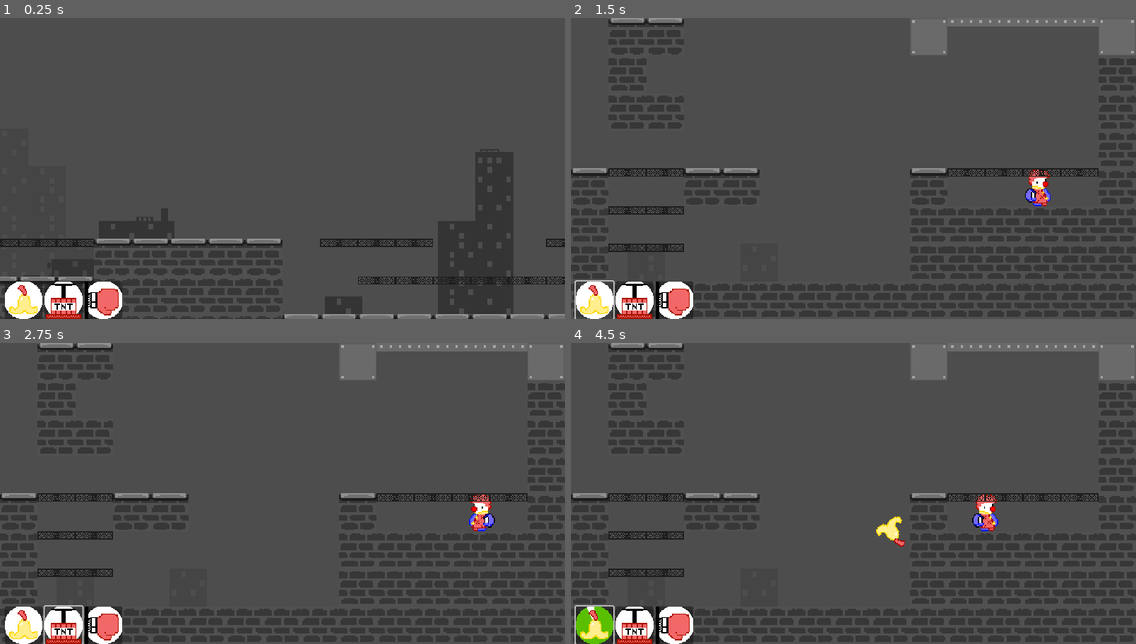
Above: before the commit, frames 1-4 (two rows, left to right).
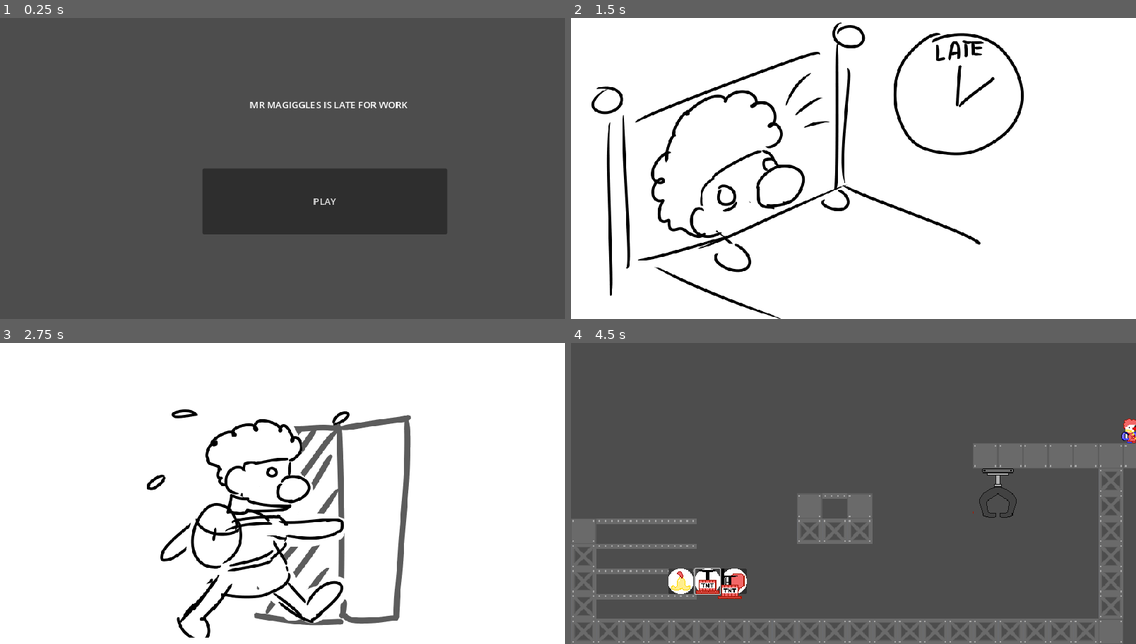
Above: after the commit, the same moments.

Repository: AronMurai/Clown
Game: Godot game, scene res://title/title_screen.tscn
Same seed, same stepped clock (60 frames per second), same inputs: the game is played once before the commit and once after it. Before the commit the project starts from res://main.tscn.
Inputs (mouse positions are in pixels of both pictures, inside the frame that each line leads up to; where the layout moved, square brackets give the same spot in the first picture):
- Up to frame 1 (0.25 s): no input
- Up to frame 2 (1.5 s): click (893, 201) at 0.5 s, where only the run after the commit has a clickable "PLAY"; click (593, 300) at 1.27 s
- Up to frame 3 (2.75 s): click (62, 625) at 2.02 s
- Up to frame 4 (4.5 s): click (672, 625) at 2.77 s; click (655, 595) [593, 625] at 3.5 s; click (706, 580) at 4.27 s

The runs differ from the first frame. In frame 1, 22% of the frame differs, in the area x 0-100%, y 27-100%; in frame 2, 98%, in the area x 0-100%, y 0-100%; in frame 3, 97%; in frame 4, 21%.

Commit message:
added cutscenes

Diff:
--- /dev/null
+++ b/cutscenes/ending_cutscene.gd
@@ -0,0 +1,16 @@
+extends TextureRect
+
+@export var drawings : Array[Texture]
+var currentDrawing = 0
+
+func _ready():
+	texture = drawings[0]
+func _input(event):
+	if event is InputEventMouseButton:
+		if event.button_index == MOUSE_BUTTON_LEFT:
+			if event.is_pressed():
+				currentDrawing += 1
+				if currentDrawing < 3:
+					texture = drawings[currentDrawing]
+				else:
+					get_tree().change_scene_to_file("res://title/title_screen.tscn")
--- /dev/null
+++ b/cutscenes/ending_cutscene.tscn
@@ -0,0 +1,12 @@
+[gd_scene load_steps=5 format=3 uid="uid://cjwx6jfavbsxu"]
+
+[ext_resource type="Script" path="res://cutscenes/ending_cutscene.gd" id="1_s1ax1"]
+[ext_resource type="Texture2D" uid="uid://cou2ab1dqodjf" path="res://cutscenes/cutscene_drawings/3.png" id="2_yvuqm"]
+[ext_resource type="Texture2D" uid="uid://clxh8h6wu3ilv" path="res://cutscenes/cutscene_drawings/4.png" id="3_cqew6"]
+[ext_resource type="Texture2D" uid="uid://mwemwfetxyan" path="res://cutscenes/cutscene_drawings/5.png" id="4_ymead"]
+
+[node name="Cutscene" type="TextureRect"]
+offset_right = 960.0
+offset_bottom = 512.0
+script = ExtResource("1_s1ax1")
+drawings = Array[Texture]([ExtResource("2_yvuqm"), ExtResource("3_cqew6"), ExtResource("4_ymead")])
--- /dev/null
+++ b/cutscenes/intro_cutscene.gd
@@ -0,0 +1,16 @@
+extends TextureRect
+
+@export var drawings : Array[Texture]
+var currentDrawing = 0
+
+func _ready():
+	texture = drawings[0]
+func _input(event):
+	if event is InputEventMouseButton:
+		if event.button_index == MOUSE_BUTTON_LEFT:
+			if event.is_pressed():
+				currentDrawing += 1
+				if currentDrawing < 3:
+					texture = drawings[currentDrawing]
+				else:
+					get_tree().change_scene_to_file("res://main.tscn")
--- /dev/null
+++ b/cutscenes/intro_cutscene.tscn
@@ -0,0 +1,15 @@
+[gd_scene load_steps=5 format=3 uid="uid://dptqnk8lag5w0"]
+
+[ext_resource type="Script" path="res://cutscenes/intro_cutscene.gd" id="1_yj3qc"]
+[ext_resource type="Texture2D" uid="uid://b4ea0styug7nl" path="res://cutscenes/cutscene_drawings/0.png" id="2_0j1xp"]
+[ext_resource type="Texture2D" uid="uid://yhcxrjti2t43" path="res://cutscenes/cutscene_drawings/1.png" id="3_6b6wp"]
+[ext_resource type="Texture2D" uid="uid://cnic5mixqgdxe" path="res://cutscenes/cutscene_drawings/2.png" id="4_mr1os"]
+
+[node name="Control" type="TextureRect"]
+anchors_preset = 15
+anchor_right = 1.0
+anchor_bottom = 1.0
+grow_horizontal = 2
+grow_vertical = 2
+script = ExtResource("1_yj3qc")
+drawings = Array[Texture]([ExtResource("2_0j1xp"), ExtResource("3_6b6wp"), ExtResource("4_mr1os")])
--- a/gag_spawner/gag_spawner.gd
+++ b/gag_spawner/gag_spawner.gd
@@ -6,6 +6,7 @@
 @export var gags : Dictionary
 @export var gagButton : PackedScene
 @export var throwTime : float
+@export var emptyTexture : Texture
 
 var selectedGagResource : GagResource
 var activeButtons : Dictionary
@@ -15,16 +16,14 @@
 	create_buttons(activeGagResources)
 
 func _unhandled_input(_event : InputEvent):
-	if is_valid_item_spawn(selectedGagResource):
-		if not preview == null:
-			var mousePosition = get_global_mouse_position()
-			preview.global_position.x = 32 * round(mousePosition.x / 32)
-			preview.global_position.y = 32 * round(mousePosition.y / 32)
+	var mousePosition = get_global_mouse_position()
+	$Preview.global_position.x = 32 * round(mousePosition.x / 32)
+	$Preview.global_position.y = 32 * round(mousePosition.y / 32)
+
 	if Input.is_action_just_pressed("SPAWN_ITEM"):
 		if is_valid_item_spawn(selectedGagResource):
 			var selectedGag = gags[selectedGagResource.name].instantiate()
 			var gagPosition = Vector2()
-			var mousePosition = get_global_mouse_position()
 			gagPosition.x = 32 * round(mousePosition.x / 32)
 			gagPosition.y = 32 * round(mousePosition.y / 32)
 			#$GagHolder.add_child(selectedGag)
@@ -58,10 +57,7 @@
 func set_selected_gag(gagResource : GagResource):
 	selectedGagResource = gagResource
 	var previewTexture = selectedGagResource.icon
-	preview = Sprite2D.new()
-	preview.texture = previewTexture
-	preview.scale = Vector2(2.0, 2.0)
-	$GagHolder.add_child(preview)
+	$Preview.texture = previewTexture
 
 func is_valid_item_spawn(gagResource : GagResource) -> bool:
 	if not selectedGagResource == null and not activeButtons[gagResource.name].is_on_cooldown():
@@ -82,6 +78,5 @@
 	tween.tween_callback(thrownGag.queue_free)
 	tween.tween_callback($GagHolder.add_child.bind(gag))
 	gag.position = gagPosition
-	if not preview == null:
-		preview.queue_free()
+	$Preview.texture = emptyTexture
 	#tween.tween_callback($Sprite.set_modulate.bind(Color.BLUE)).set_delay(2)
--- a/gag_spawner/gag_spawner.tscn
+++ b/gag_spawner/gag_spawner.tscn
@@ -8,6 +8,7 @@
 [ext_resource type="Resource" uid="uid://gkw7lik645ms" path="res://gags/boxing_glove/boxing_glove_resource.tres" id="4_7losi"]
 [ext_resource type="PackedScene" uid="uid://bffe45tcnqfb3" path="res://gag_spawner/ui/gag_button.tscn" id="4_jjflg"]
 [ext_resource type="PackedScene" uid="uid://ce6aavu131g7o" path="res://gags/boxing_glove/boxing_glove.tscn" id="7_6sk75"]
+[ext_resource type="Texture2D" uid="uid://duu5s1krrgund" path="res://gags/empty_texture.tres" id="9_kc4vt"]
 
 [node name="GagSpawner" type="Control"]
 layout_mode = 3
@@ -35,3 +36,7 @@
 offset_bottom = 512.0
 
 [node name="GagHolder" type="Node" parent="."]
+
+[node name="Preview" type="Sprite2D" parent="."]
+scale = Vector2(2, 2)
+texture = ExtResource("9_kc4vt")
--- /dev/null
+++ b/gags/empty_texture.tres
@@ -0,0 +1,3 @@
+[gd_resource type="AtlasTexture" format=3 uid="uid://duu5s1krrgund"]
+
+[resource]
--- a/ideas.tscn
+++ /dev/null
@@ -1,44 +0,0 @@
-[gd_scene format=3 uid="uid://bhumvoojia1c2"]
-
-[node name="Ideas" type="Node2D"]
-
-[node name="Label" type="Label" parent="."]
-offset_right = 40.0
-offset_bottom = 23.0
-text = "Items:
-- Balloon
-- Anvil -> Shrink, Air Pump -> Grow
-- "
-
-[node name="Label2" type="Label" parent="."]
-offset_left = 336.0
-offset_top = 8.0
-offset_right = 653.0
-offset_bottom = 135.0
-text = "Ideas on Making Games Less OP:
-I want it to be real time (Mr Magoo):
-- Does player have access to ALL items?
-- Do you select items before going?
-- Do you have a limited amount of items?
-- Time limit?
-- Cooldown?
-
-- Items only activate on the ground (I don't like this b/c i want tnt banana combos)
-- Delay on when items click -> spawn
-- prevent items from being placed nearby clown (not fun)"
-
-[node name="Label3" type="Label" parent="."]
-offset_left = 8.0
-offset_top = 176.0
-offset_right = 162.0
-offset_bottom = 225.0
-text = "Baby Boomer Game
-- Reset Button
-- Range for items
-- Clown falls asleep at the beginning of every section...
-
-
-
-OKAY. PLAN:
-CHANGE TNT TO CLICK BASED
-CLOWN FALLS ASLEEP AT BEGINNING OF SECTION"
--- /dev/null
+++ b/levels/level4.tscn
@@ -0,0 +1,209 @@
+[gd_scene load_steps=10 format=3 uid="uid://b2jcuigt6l32y"]
+
+[ext_resource type="Script" path="res://levels/level.gd" id="1_xv6mb"]
+[ext_resource type="Resource" uid="uid://c7iao8su5adck" path="res://gags/banana_peel/banana_peel_resource.tres" id="2_y3572"]
+[ext_resource type="Resource" uid="uid://bqoace2wfmftp" path="res://gags/tnt/tnt_resource.tres" id="3_lagcb"]
+[ext_resource type="Resource" uid="uid://gkw7lik645ms" path="res://gags/boxing_glove/boxing_glove_resource.tres" id="4_ji1db"]
+[ext_resource type="TileSet" uid="uid://d13prpleyl0h8" path="res://levels/tileset.tres" id="5_l0mj6"]
+[ext_resource type="PackedScene" uid="uid://dnvikhncxkykl" path="res://levels/room/room_class.tscn" id="6_oxvdy"]
+[ext_resource type="Texture2D" uid="uid://cmx5an0pq5fyu" path="res://gags/tnt/tnt_icon.tres" id="7_rjb4d"]
+[ext_resource type="Texture2D" uid="uid://crc3sgs3wjl7m" path="res://spritesheet.png" id="8_d46n3"]
+
+[sub_resource type="AtlasTexture" id="AtlasTexture_whqq0"]
+atlas = ExtResource("8_d46n3")
+region = Rect2(96, 0, 64, 64)
+
+[node name="Level4" type="Node2D" node_paths=PackedStringArray("rooms")]
+script = ExtResource("1_xv6mb")
+rooms = [NodePath("Room")]
+activeGagResources = Array[Resource("res://gags/gag_resource.gd")]([ExtResource("2_y3572"), ExtResource("3_lagcb"), ExtResource("4_ji1db")])
+
+[node name="TileMap" type="TileMap" parent="."]
+scale = Vector2(2, 2)
+tile_set = ExtResource("5_l0mj6")
+format = 2
+layer_0/tile_data = PackedInt32Array(262147, 65536, 6, 262148, 65536, 6, 262149, 65536, 6, 262150, 65536, 6, 262151, 65536, 6, 262152, 65536, 6, 262153, 65536, 6, 262146, 131072, 6, 262156, 131072, 6, 262154, 65536, 6, 262155, 65536, 6, 327682, 196608, 6, 393218, 196608, 6, 458754, 131072, 6, 458755, 196608, 6, 458756, 196608, 6, 458757, 196608, 6, 458758, 196608, 6, 458759, 196608, 6, 458760, 196608, 6, 458761, 196608, 6, 458762, 196608, 6, 458763, 196608, 6, 458764, 131072, 6, 327692, 196608, 6, 393228, 196608, 6, 262158, 196608, 6, 262157, 196608, 6, 262145, 196608, 6, 262144, 196608, 6)
+
+[node name="Room" parent="." instance=ExtResource("6_oxvdy")]
+position = Vector2(480, 256)
+isStartRoom = true
+
+[node name="TntIcon" type="Sprite2D" parent="."]
+position = Vector2(232, 376)
+scale = Vector2(2, 2)
+texture = ExtResource("7_rjb4d")
+
+[node name="TntIcon2" type="Sprite2D" parent="."]
+position = Vector2(288, 392)
+scale = Vector2(2, 2)
+texture = ExtResource("7_rjb4d")
+
+[node name="TntIcon3" type="Sprite2D" parent="."]
+position = Vector2(320, 328)
+scale = Vector2(2, 2)
+texture = ExtResource("7_rjb4d")
+
+[node name="TntIcon4" type="Sprite2D" parent="."]
+position = Vector2(376, 344)
+scale = Vector2(2, 2)
+texture = ExtResource("7_rjb4d")
+
+[node name="TntIcon5" type="Sprite2D" parent="."]
+position = Vector2(344, 400)
+scale = Vector2(2, 2)
+texture = ExtResource("7_rjb4d")
+
+[node name="TntIcon6" type="Sprite2D" parent="."]
+position = Vector2(400, 416)
+scale = Vector2(2, 2)
+texture = ExtResource("7_rjb4d")
+
+[node name="TntIcon7" type="Sprite2D" parent="."]
+position = Vector2(432, 352)
+scale = Vector2(2, 2)
+texture = ExtResource("7_rjb4d")
+
+[node name="TntIcon8" type="Sprite2D" parent="."]
+position = Vector2(488, 368)
+scale = Vector2(2, 2)
+texture = ExtResource("7_rjb4d")
+
+[node name="TntIcon9" type="Sprite2D" parent="."]
+position = Vector2(456, 360)
+scale = Vector2(2, 2)
+texture = ExtResource("7_rjb4d")
+
+[node name="TntIcon10" type="Sprite2D" parent="."]
+position = Vector2(512, 376)
+scale = Vector2(2, 2)
+texture = ExtResource("7_rjb4d")
+
+[node name="TntIcon11" type="Sprite2D" parent="."]
+position = Vector2(544, 312)
+scale = Vector2(2, 2)
+texture = ExtResource("7_rjb4d")
+
+[node name="TntIcon12" type="Sprite2D" parent="."]
+position = Vector2(600, 328)
+scale = Vector2(2, 2)
+texture = ExtResource("7_rjb4d")
+
+[node name="TntIcon13" type="Sprite2D" parent="."]
+position = Vector2(568, 384)
+scale = Vector2(2, 2)
+texture = ExtResource("7_rjb4d")
+
+[node name="TntIcon14" type="Sprite2D" parent="."]
+position = Vector2(624, 400)
+scale = Vector2(2, 2)
+texture = ExtResource("7_rjb4d")
+
+[node name="TntIcon15" type="Sprite2D" parent="."]
+position = Vector2(656, 336)
+scale = Vector2(2, 2)
+texture = ExtResource("7_rjb4d")
+
+[node name="TntIcon16" type="Sprite2D" parent="."]
+position = Vector2(712, 352)
+scale = Vector2(2, 2)
+texture = ExtResource("7_rjb4d")
+
+[node name="TntIcon17" type="Sprite2D" parent="."]
+position = Vector2(261.215, 365.215)
+rotation = -0.743641
+scale = Vector2(2, 2)
+texture = ExtResource("7_rjb4d")
+
+[node name="TntIcon18" type="Sprite2D" parent="."]
+position = Vector2(317.215, 381.215)
+rotation = -0.743641
+scale = Vector2(2, 2)
+texture = ExtResource("7_rjb4d")
+
+[node name="TntIcon19" type="Sprite2D" parent="."]
+position = Vector2(349.215, 317.215)
+rotation = -0.743641
+scale = Vector2(2, 2)
+texture = ExtResource("7_rjb4d")
+
+[node name="TntIcon20" type="Sprite2D" parent="."]
+position = Vector2(405.215, 333.215)
+rotation = -0.743641
+scale = Vector2(2, 2)
+texture = ExtResource("7_rjb4d")
+
+[node name="TntIcon21" type="Sprite2D" parent="."]
+position = Vector2(373.215, 389.215)
+rotation = -0.743641
+scale = Vector2(2, 2)
+texture = ExtResource("7_rjb4d")
+
+[node name="TntIcon22" type="Sprite2D" parent="."]
+position = Vector2(429.215, 405.215)
+rotation = -0.743641
+scale = Vector2(2, 2)
+texture = ExtResource("7_rjb4d")
+
+[node name="TntIcon23" type="Sprite2D" parent="."]
+position = Vector2(461.215, 341.215)
+rotation = -0.743641
+scale = Vector2(2, 2)
+texture = ExtResource("7_rjb4d")
+
+[node name="TntIcon24" type="Sprite2D" parent="."]
+position = Vector2(517.215, 357.215)
+rotation = -0.743641
+scale = Vector2(2, 2)
+texture = ExtResource("7_rjb4d")
+
+[node name="TntIcon25" type="Sprite2D" parent="."]
+position = Vector2(485.215, 349.215)
+rotation = -0.743641
+scale = Vector2(2, 2)
+texture = ExtResource("7_rjb4d")
+
+[node name="TntIcon26" type="Sprite2D" parent="."]
+position = Vector2(541.215, 365.215)
+rotation = -0.743641
+scale = Vector2(2, 2)
+texture = ExtResource("7_rjb4d")
+
+[node name="TntIcon27" type="Sprite2D" parent="."]
+position = Vector2(573.215, 301.215)
+rotation = -0.743641
+scale = Vector2(2, 2)
+texture = ExtResource("7_rjb4d")
+
+[node name="TntIcon28" type="Sprite2D" parent="."]
+position = Vector2(629.215, 317.215)
+rotation = -0.743641
+scale = Vector2(2, 2)
+texture = ExtResource("7_rjb4d")
+
+[node name="TntIcon29" type="Sprite2D" parent="."]
+position = Vector2(597.215, 373.215)
+rotation = -0.743641
+scale = Vector2(2, 2)
+texture = ExtResource("7_rjb4d")
+
+[node name="TntIcon30" type="Sprite2D" parent="."]
+position = Vector2(653.215, 389.215)
+rotation = -0.743641
+scale = Vector2(2, 2)
+texture = ExtResource("7_rjb4d")
+
+[node name="TntIcon31" type="Sprite2D" parent="."]
+position = Vector2(685.215, 325.215)
+rotation = -0.743641
+scale = Vector2(2, 2)
+texture = ExtResource("7_rjb4d")
+
+[node name="TntIcon32" type="Sprite2D" parent="."]
+position = Vector2(741.215, 341.215)
+rotation = -0.743641
+scale = Vector2(2, 2)
+texture = ExtResource("7_rjb4d")
+
+[node name="Sprite2D" type="Sprite2D" parent="."]
+position = Vector2(488, 136)
+texture = SubResource("AtlasTexture_whqq0")
--- /dev/null
+++ b/main.gd
@@ -0,0 +1,5 @@
+extends Node
+
+func _on_end_of_game_body_entered(body):
+	if body is Player:
+		get_tree().change_scene_to_file("res://cutscenes/ending_cutscene.tscn")
--- a/main.tscn
+++ b/main.tscn
@@ -1,5 +1,6 @@
-[gd_scene load_steps=11 format=3 uid="uid://cf7s4cqfn4ly1"]
+[gd_scene load_steps=14 format=3 uid="uid://cf7s4cqfn4ly1"]
 
+[ext_resource type="Script" path="res://main.gd" id="1_he83c"]
 [ext_resource type="PackedScene" uid="uid://c4es86373kq26" path="res://player/player.tscn" id="2_psbdu"]
 [ext_resource type="PackedScene" uid="uid://6y5ct0eh1hxa" path="res://gag_spawner/gag_spawner.tscn" id="3_8jvfe"]
 [ext_resource type="PackedScene" uid="uid://dr44gv2w7j8ga" path="res://levels/level0.tscn" id="3_u70ck"]
@@ -10,11 +11,16 @@
 [ext_resource type="PackedScene" uid="uid://do0j558xkqcxs" path="res://background.tscn" id="8_v5wh3"]
 [ext_resource type="PackedScene" uid="uid://d1gq02ye7v2nt" path="res://gags/banana_peel/banana_peel.tscn" id="9_4xyil"]
 [ext_resource type="PackedScene" uid="uid://b76sbp210fwma" path="res://levels/level3.tscn" id="10_saq5h"]
+[ext_resource type="PackedScene" uid="uid://b2jcuigt6l32y" path="res://levels/level4.tscn" id="11_v6opg"]
+
+[sub_resource type="RectangleShape2D" id="RectangleShape2D_pf7pa"]
+size = Vector2(320, 256)
 
 [node name="Main" type="Node"]
+script = ExtResource("1_he83c")
 
 [node name="Player" parent="." instance=ExtResource("2_psbdu")]
-position = Vector2(7384, -280)
+position = Vector2(10480, -1288)
 
 [node name="Levels" type="Node" parent="." node_paths=PackedStringArray("camera", "gagSpawner")]
 script = ExtResource("5_mvy1o")
@@ -36,6 +42,9 @@
 position = Vector2(7296, -512)
 metadata/_edit_lock_ = true
 
+[node name="Level4" parent="Levels" instance=ExtResource("11_v6opg")]
+position = Vector2(11648, -1472)
+
 [node name="Camera" parent="." instance=ExtResource("4_magbm")]
 position = Vector2(480, 256)
 position_smoothing_enabled = false
@@ -49,3 +58,12 @@
 
 [node name="BananaPeel" parent="." instance=ExtResource("9_4xyil")]
 position = Vector2(760, 296)
+
+[node name="EndOfGame" type="Area2D" parent="."]
+position = Vector2(12152, -1424)
+
+[node name="CollisionShape2D" type="CollisionShape2D" parent="EndOfGame"]
+position = Vector2(104, 80)
+shape = SubResource("RectangleShape2D_pf7pa")
+
+[connection signal="body_entered" from="EndOfGame" to="." method="_on_end_of_game_body_entered"]
--- a/project.godot
+++ b/project.godot
@@ -11,7 +11,7 @@
 [application]
 
 config/name="Clown"
-run/main_scene="res://main.tscn"
+run/main_scene="res://title/title_screen.tscn"
 config/features=PackedStringArray("4.2", "GL Compatibility")
 config/icon="res://icon.svg"
 
--- /dev/null
+++ b/title/title_screen.gd
@@ -0,0 +1,4 @@
+extends Control
+
+func _on_button_pressed():
+	get_tree().change_scene_to_file("res://cutscenes/intro_cutscene.tscn")
--- /dev/null
+++ b/title/title_screen.tscn
@@ -0,0 +1,30 @@
+[gd_scene load_steps=2 format=3 uid="uid://cuqb7c7a1s6bc"]
+
+[ext_resource type="Script" path="res://title/title_screen.gd" id="1_5lrvr"]
+
+[node name="TitleScreen" type="Control"]
+layout_mode = 3
+anchors_preset = 15
+anchor_right = 1.0
+anchor_bottom = 1.0
+grow_horizontal = 2
+grow_vertical = 2
+script = ExtResource("1_5lrvr")
+
+[node name="Button" type="Button" parent="."]
+layout_mode = 0
+offset_left = 344.0
+offset_top = 256.0
+offset_right = 760.0
+offset_bottom = 368.0
+text = "PLAY"
+
+[node name="Label" type="Label" parent="."]
+layout_mode = 0
+offset_left = 424.0
+offset_top = 136.0
+offset_right = 696.0
+offset_bottom = 192.0
+text = "MR MAGIGGLES IS LATE FOR WORK"
+
+[connection signal="pressed" from="Button" to="." method="_on_button_pressed"]
Binary file added: cutscenes/cutscene_drawings/0.png
Not shown, added: cutscenes/cutscene_drawings/0.png.import
Binary file added: cutscenes/cutscene_drawings/1.png
Not shown, added: cutscenes/cutscene_drawings/1.png.import
Binary file added: cutscenes/cutscene_drawings/2.png
Not shown, added: cutscenes/cutscene_drawings/2.png.import
Binary file added: cutscenes/cutscene_drawings/3.png
Not shown, added: cutscenes/cutscene_drawings/3.png.import
Binary file added: cutscenes/cutscene_drawings/4.png
Not shown, added: cutscenes/cutscene_drawings/4.png.import
Binary file added: cutscenes/cutscene_drawings/5.png
Not shown, added: cutscenes/cutscene_drawings/5.png.import
(and 2 more such lines)
